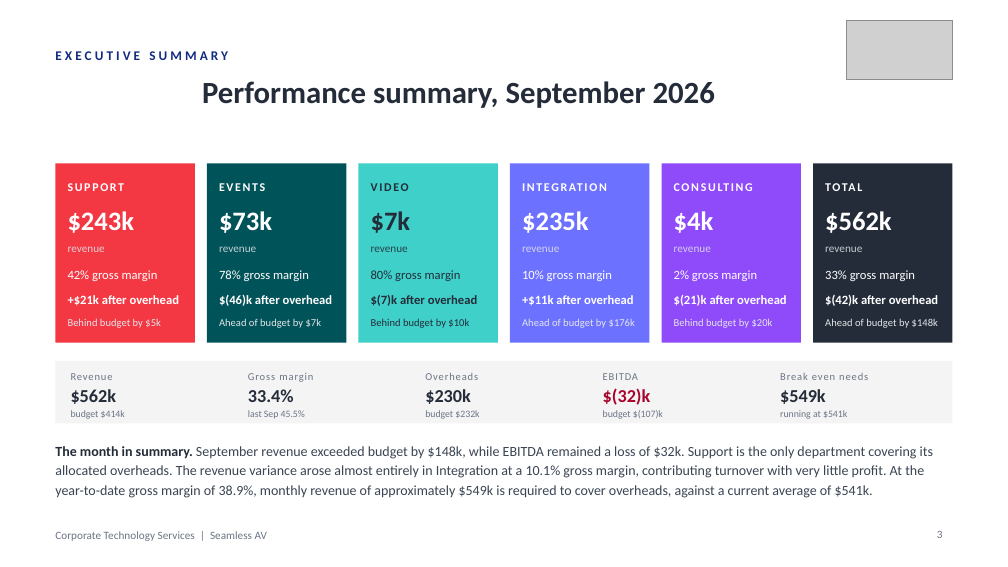
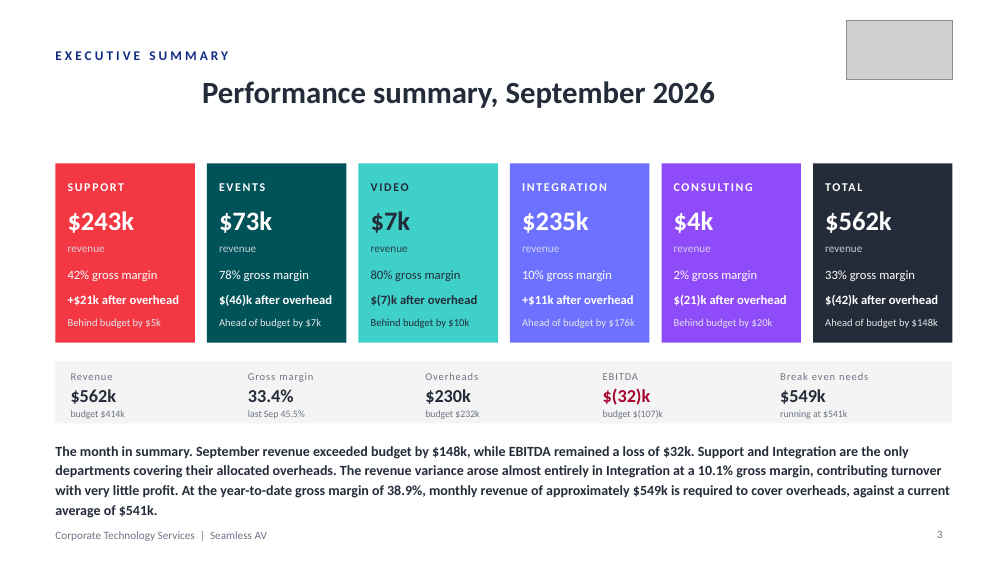
Before and after one commit to WesleyNelson-O33/Claude, a slide deck: slide 3 of deck/CTS Monthly Business Review - 30092026.pptx. Drawn at 1008x567 pixels with LibreOffice and Linux fonts; fonts in the diff are those of the drawing; grey boxes stand for pictures. Boxes give left, top, right and bottom in pixels: in the first picture for what was removed or moved away, otherwise in the second. Text is boxed around its words. In the diff, an @@ line names an element or a change of style, - is before the commit and + after.

```diff
--- a/deck/CTS Monthly Business Review - 30092026.pptx
+++ b/deck/CTS Monthly Business Review - 30092026.pptx
@@ text at bbox=[55, 446, 950, 518]: text changed; text colour #3A4453 to #242C39; bold on @@
-The month in summary. September revenue exceeded budget by $148k, while EBITDA remained a loss of $32k. Support is the only department covering its allocated overheads. The revenue variance arose almost entirely in Integration at a 10.1% gross margin, contributing turnover with very little profit. At the year-to-date gross margin of 38.9%, monthly revenue of approximately $549k is required to cover overheads, against a current average of $541k.
+The month in summary. September revenue exceeded budget by $148k, while EBITDA remained a loss of $32k. Support and Integration are the only departments covering their allocated overheads. The revenue variance arose almost entirely in Integration at a 10.1% gross margin, contributing turnover with very little profit. At the year-to-date gross margin of 38.9%, monthly revenue of approximately $549k is required to cover overheads, against a current average of $541k.
```
Also in this commit, not shown: 1 other file.
